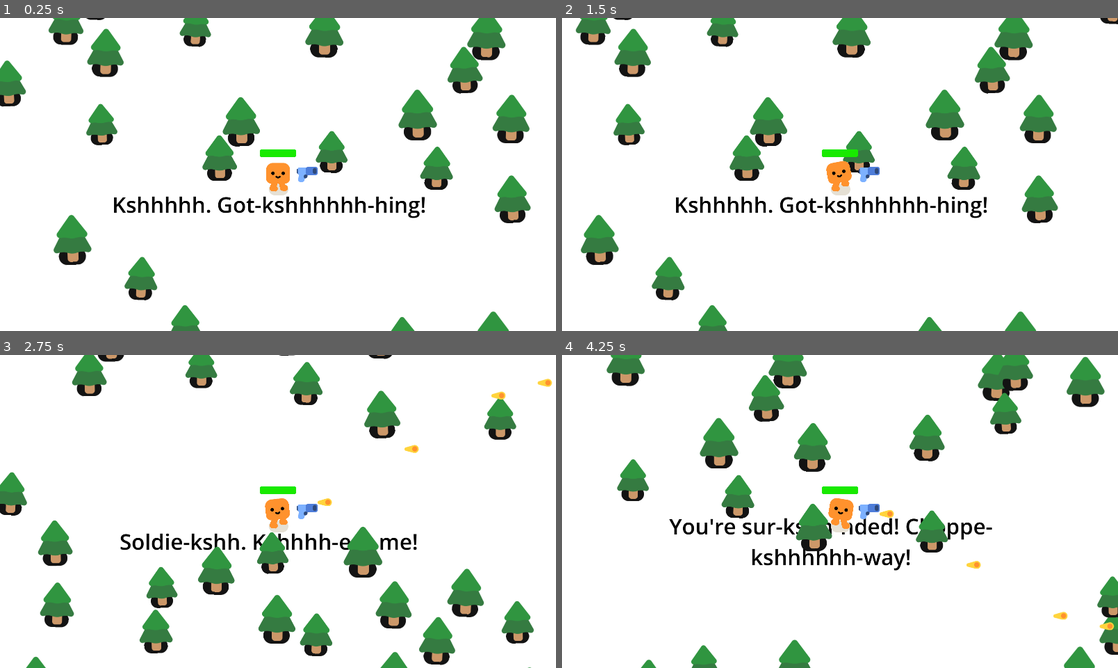
Above: before the commit, frames 1-4 (two rows, left to right).
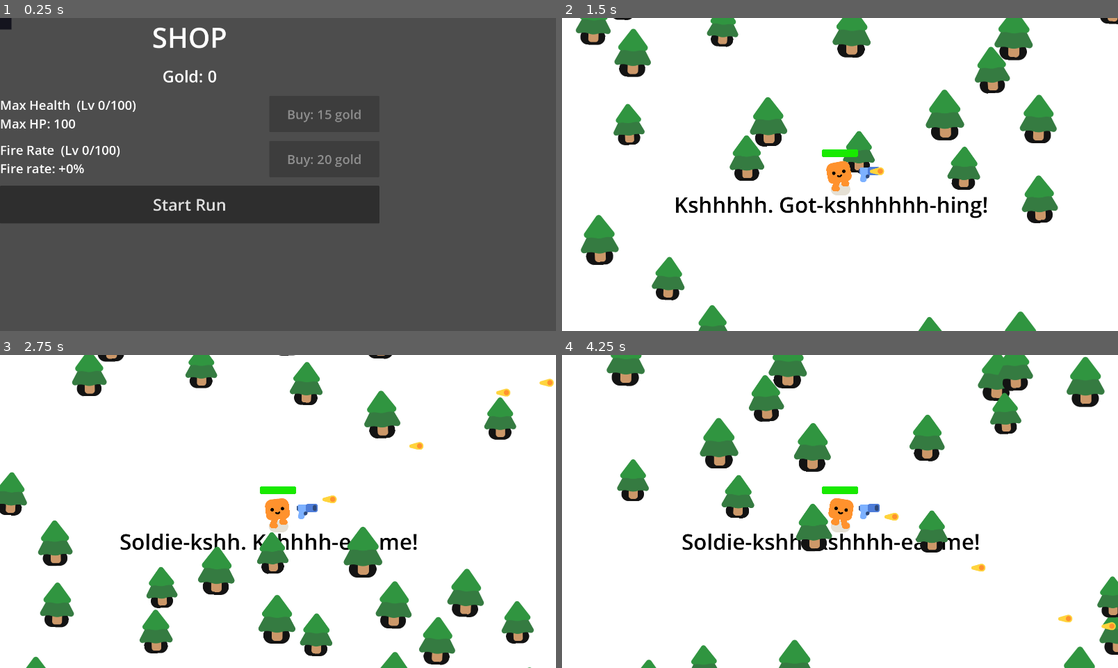
Above: after the commit, the same moments.

Repository: Greninja56/SurvivorGame
Game: Godot game, scene res://shop.tscn
Same seed, same stepped clock (60 frames per second), same inputs: the game is played once before the commit and once after it. Before the commit the project starts from res://survivors_game.tscn.
Inputs (mouse positions are in pixels of both pictures, inside the frame that each line leads up to):
- Up to frame 1 (0.25 s): no input
- Up to frame 2 (1.5 s): click (751, 205) at 0.5 s, where only the run after the commit has a clickable "Start Run"; hold D (move_right) from 1.28 s (still down)
- Up to frame 3 (2.75 s): release D (move_right) at 2.03 s; hold S (move_down) from 2.03 s (still down)
- Up to frame 4 (4.25 s): release S (move_down) at 2.78 s; hold D (move_right) 2.78-3.53 s; hold W (move_up) from 3.53 s (still down)

The runs differ from the first frame. In frame 1, 99% of the frame differs, in the area x 0-100%, y 0-100%; in frame 2, less than 0.1%; in frame 3, 0.3%; in frame 4, 2.6%.

Commit message:
added shop
added the shop plus fixing some more bugs

Diff:
--- a/2d-project-assets/game_state.gd
+++ b/2d-project-assets/game_state.gd
@@ -1,20 +1,38 @@
 extends Node
 ## Autoload singleton. Register in Project Settings > Globals (Autoload) as "GameState".
-## Owns all persistent data. Later: add upgrade levels / unlocks to the save dict.
-
+## Owns all persistent data: banked gold and purchased upgrade levels.
 
 signal run_gold_changed(amount: int)
 signal banked_gold_changed(amount: int)
 
 const SAVE_PATH := "user://savegame.json"
 const DEATH_KEEP_PERCENT := 0.25  # fraction of run gold kept on death (0.0 = lose everything)
+const BASE_HEALTH := 100.0
+
+# Cost of level N = base_cost * growth^N. Tune these to how much gold a run earns.
+const UPGRADES := {
+	"health": {
+		"name": "Max Health",
+		"base_cost": 15,
+		"growth": 1.5,
+		"max_level": 100,
+		"per_level": 25.0,   # +25 max HP per level
+	},
+	"fire_rate": {
+		"name": "Fire Rate",
+		"base_cost": 20,
+		"growth": 1.5,
+		"max_level": 100,
+		"per_level": 0.15,   # +15% fire rate per level
+	},
+}
 
 var banked_gold: int = 0  # persistent, spent in the shop
 var run_gold: int = 0     # collected this run, at risk until you extract
+var upgrade_levels := {"health": 0, "fire_rate": 0}
 
 
 func _ready() -> void:
-	print("GameState loaded")
 	load_game()
 
 
@@ -59,14 +77,53 @@
 	return banked_gold >= cost
 
 
+func get_level(id: String) -> int:
+	return int(upgrade_levels.get(id, 0))
+
+
+func is_maxed(id: String) -> bool:
+	return get_level(id) >= int(UPGRADES[id]["max_level"])
+
+
+func get_cost(id: String) -> int:
+	var up = UPGRADES[id]
+	return int(round(up["base_cost"] * pow(up["growth"], get_level(id))))
+
+
 ## Returns true if the purchase went through.
-func spend_gold(cost: int) -> bool:
+func buy_upgrade(id: String) -> bool:
+	if is_maxed(id):
+		return false
+	var cost := get_cost(id)
 	if not can_afford(cost):
 		return false
 	banked_gold -= cost
+	upgrade_levels[id] = get_level(id) + 1
 	save_game()
 	banked_gold_changed.emit(banked_gold)
 	return true
+
+
+## Short text for the shop UI showing the current bonus.
+func describe(id: String) -> String:
+	var lvl := get_level(id)
+	match id:
+		"health":
+			return "Max HP: %d" % int(get_max_health())
+		"fire_rate":
+			return "Fire rate: +%d%%" % int(lvl * UPGRADES[id]["per_level"] * 100)
+	return ""
+
+
+# --- Upgrade effects (read these from gameplay scripts) ---------------------
+
+func get_max_health() -> float:
+	return BASE_HEALTH + get_level("health") * UPGRADES["health"]["per_level"]
+
+
+## 1.0 = normal. 1.3 = shoots 30% faster.
+func get_fire_rate_multiplier() -> float:
+	return 1.0 + get_level("fire_rate") * UPGRADES["fire_rate"]["per_level"]
 
 
 # --- Save / load -----------------------------------------------------------
@@ -74,6 +131,7 @@
 func save_game() -> void:
 	var data := {
 		"banked_gold": banked_gold,
+		"upgrades": upgrade_levels,
 	}
 	var file := FileAccess.open(SAVE_PATH, FileAccess.WRITE)
 	if file == null:
@@ -92,4 +150,8 @@
 	if typeof(parsed) != TYPE_DICTIONARY:
 		return  # corrupted file, keep defaults
 	banked_gold = int(parsed.get("banked_gold", 0))
+	var saved_levels = parsed.get("upgrades", {})
+	if typeof(saved_levels) == TYPE_DICTIONARY:
+		for id in upgrade_levels:
+			upgrade_levels[id] = int(saved_levels.get(id, 0))
 	banked_gold_changed.emit(banked_gold)
--- a/2d-project-assets/gun.gd
+++ b/2d-project-assets/gun.gd
@@ -1,5 +1,7 @@
 extends Area2D
 
+func _ready():
+	$Timer.wait_time = $Timer.wait_time / GameState.get_fire_rate_multiplier()
 func _physics_process(delta):
 	var enemies_in_range = get_overlapping_bodies()
 	if enemies_in_range.size() > 0:
--- a/2d-project-assets/player.gd
+++ b/2d-project-assets/player.gd
@@ -3,6 +3,11 @@
 signal health_depleted
 
 var health = 100.0
+
+func _ready():
+	health = GameState.get_max_health()
+	%ProgressBar.max_value = health
+	%ProgressBar.value = health
 
 func _physics_process(delta):
 	var direction = Input.get_vector("move_left",
--- a/2d-project-assets/project.godot
+++ b/2d-project-assets/project.godot
@@ -75,7 +75,7 @@
 [application]
 
 config/name="Your First 2D Game With Godot 4: START (GDQuest)"
-run/main_scene="uid://swcb8q32cvqi"
+run/main_scene="uid://bslvyd7q1ejya"
 config/features=PackedStringArray("4.7", "Forward Plus")
 config/icon="res://icon.png"
 
--- /dev/null
+++ b/2d-project-assets/shop.gd
@@ -0,0 +1,99 @@
+extends Control
+## Attach to the root Control of shop.tscn. The whole UI is built in code.
+## Set shop.tscn as the project's Main Scene so each session starts here.
+
+# Change this to the path of your main game scene.
+const GAME_SCENE := "res://survivors_game.tscn"
+
+var gold_label: Label
+var rows := {}  # upgrade id -> {"info": Label, "button": Button}
+
+
+func _ready() -> void:
+	set_anchors_preset(Control.PRESET_FULL_RECT)
+	_build_ui()
+	_refresh()
+
+
+func _build_ui() -> void:
+	var bg := ColorRect.new()
+	bg.color = Color(0.08, 0.08, 0.12)
+	bg.set_anchors_preset(Control.PRESET_FULL_RECT)
+	add_child(bg)
+
+	var center := CenterContainer.new()
+	center.set_anchors_preset(Control.PRESET_FULL_RECT)
+	add_child(center)
+
+	var box := VBoxContainer.new()
+	box.add_theme_constant_override("separation", 30)
+	center.add_child(box)
+
+	box.add_child(_make_label("SHOP", 96))
+	gold_label = _make_label("", 56)
+	box.add_child(gold_label)
+
+	for id in GameState.UPGRADES:
+		box.add_child(_make_row(id))
+
+	var start := Button.new()
+	start.text = "Start Run"
+	start.add_theme_font_size_override("font_size", 56)
+	start.custom_minimum_size = Vector2(500, 130)
+	start.pressed.connect(_on_start_pressed)
+	box.add_child(start)
+
+
+func _make_label(text: String, size: int) -> Label:
+	var label := Label.new()
+	label.text = text
+	label.add_theme_font_size_override("font_size", size)
+	label.horizontal_alignment = HORIZONTAL_ALIGNMENT_CENTER
+	return label
+
+
+func _make_row(id: String) -> HBoxContainer:
+	var row := HBoxContainer.new()
+	row.add_theme_constant_override("separation", 30)
+
+	var info := _make_label("", 44)
+	info.horizontal_alignment = HORIZONTAL_ALIGNMENT_LEFT
+	info.custom_minimum_size = Vector2(900, 0)
+	row.add_child(info)
+
+	var btn := Button.new()
+	btn.add_theme_font_size_override("font_size", 44)
+	btn.custom_minimum_size = Vector2(380, 110)
+	btn.pressed.connect(_on_buy_pressed.bind(id))
+	row.add_child(btn)
+
+	rows[id] = {"info": info, "button": btn}
+	return row
+
+
+func _refresh() -> void:
+	gold_label.text = "Gold: %d" % GameState.banked_gold
+	for id in rows:
+		var up = GameState.UPGRADES[id]
+		var level: int = GameState.get_level(id)
+		var info: Label = rows[id]["info"]
+		var btn: Button = rows[id]["button"]
+
+		info.text = "%s  (Lv %d/%d)\n%s" % [up["name"], level, up["max_level"], GameState.describe(id)]
+
+		if GameState.is_maxed(id):
+			btn.text = "MAXED"
+			btn.disabled = true
+		else:
+			var cost: int = GameState.get_cost(id)
+			btn.text = "Buy: %d gold" % cost
+			btn.disabled = not GameState.can_afford(cost)
+
+
+func _on_buy_pressed(id: String) -> void:
+	GameState.buy_upgrade(id)
+	_refresh()
+
+
+func _on_start_pressed() -> void:
+	get_tree().change_scene_to_file(GAME_SCENE)
--- /dev/null
+++ b/2d-project-assets/shop.tscn
@@ -0,0 +1,10 @@
+[gd_scene format=3 uid="uid://bslvyd7q1ejya"]
+
+[ext_resource type="Script" uid="uid://b73k1msg3rrd5" path="res://shop.gd" id="1_viryw"]
+
+[node name="Control" type="Control" unique_id=143251961]
+layout_mode = 3
+anchors_preset = 0
+offset_right = 40.0
+offset_bottom = 40.0
+script = ExtResource("1_viryw")
--- a/2d-project-assets/survivors_game.gd
+++ b/2d-project-assets/survivors_game.gd
@@ -68,7 +68,7 @@
 
 func _on_restart_pressed() -> void:
 	get_tree().paused = false
-	get_tree().reload_current_scene()
+	get_tree().change_scene_to_file("res://shop.tscn")
 
 # --- Timers ----------------------------------------------------------------
 
--- a/2d-project-assets/survivors_game.tscn
+++ b/2d-project-assets/survivors_game.tscn
@@ -139,7 +139,7 @@
 offset_right = 1212.0
 offset_bottom = 882.0
 theme_override_font_sizes/font_size = 40
-text = "RESTART"
+text = "Shop"
 
 [node name="WinTimer" type="Timer" parent="." unique_id=1783993796]
 unique_name_in_owner = true
Not shown, added: 2d-project-assets/shop.gd.uid
